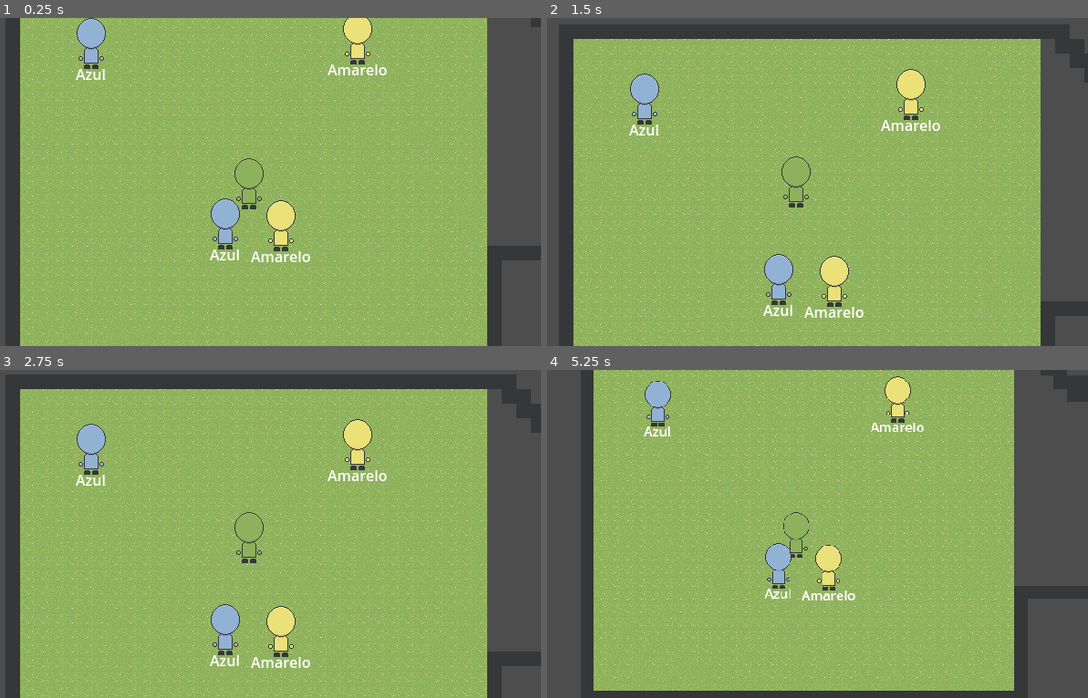
Above: before the commit, frames 1-4 (two rows, left to right).
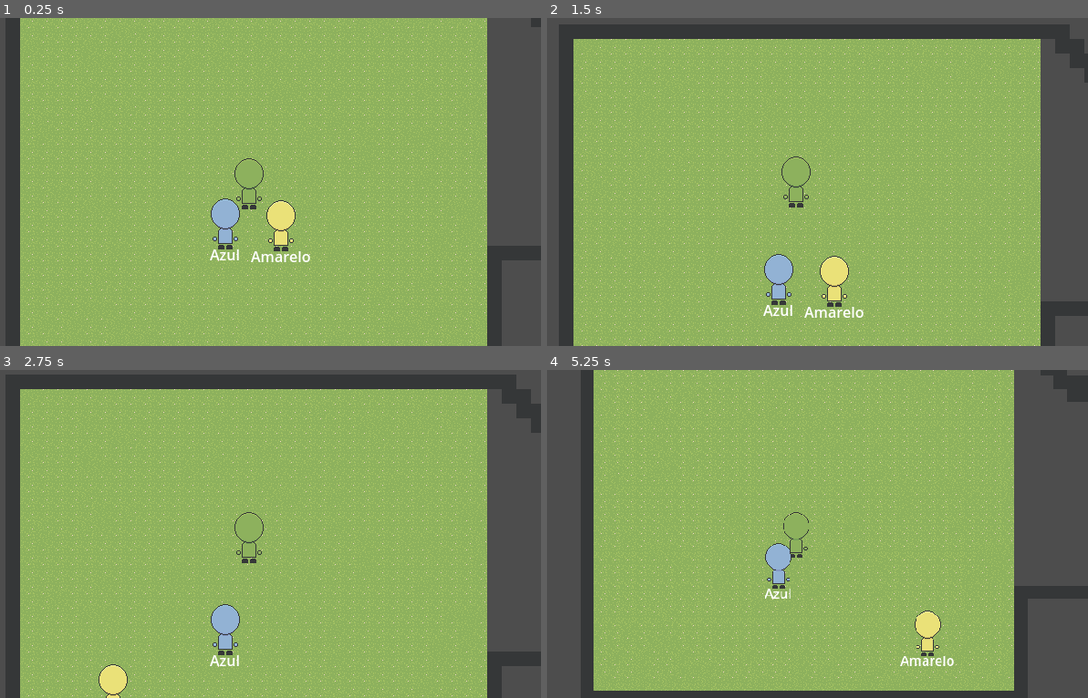
Above: after the commit, the same moments.

Repository: AugustoRemus/DetetiveGrafos
Game: Godot game, scene res://Scenes/DebugTeste/fase_debug.tscn
Two runs of this game, one before a commit and one after it. Both use one fixed random seed, a clock stepped at 60 frames per second and the inputs below.
Inputs (mouse positions are in pixels of both pictures, inside the frame that each line leads up to):
- Up to frame 1 (0.25 s): no input
- Up to frame 2 (1.5 s): tap Enter at 0.5 s; move the mouse to (925, 165) at 0.52 s; hold W (up) 0.53-1.28 s; tap E (E) at 0.6 s; tap A (L) at 0.8, 1.35 s; move the mouse to (676, 198) at 1.27 s; hold S (down) from 1.28 s (still down)
- Up to frame 3 (2.75 s): tap D (R) at 1.55, 2.1 s; move the mouse to (308, 461) at 2.02 s; release S (down) at 2.03 s; hold W (up) from 2.03 s (still down); tap E (E) at 2.3 s
- Up to frame 4 (5.25 s): move the mouse to (768, 599) at 2.77 s; tap E (E) at 2.85, 4.55 s; tap A (L) at 3.05, 3.6 s; move the mouse to (968, 583) at 3.52 s; release W (up) at 3.53 s; hold S (down) from 3.53 s (still down); tap D (R) at 3.8 s; tap Z (Debug) at 4.15 s; move the mouse to (622, 484) at 4.27 s; right-click (622, 484) at 4.35 s; move the mouse to (822, 534) at 5.02 s; tap Q (Q) at 5.1 s

The runs differ from the first frame. In frame 1, 1.4% of the frame differs, in the area x 13-72%, y 0-19%; in frame 2, 1.4%; in frame 3, 2.5%, in the area x 13-72%, y 15-100%; in frame 4, 2.4%.

Commit message:
inicioInteracoes

Diff:
--- a/detetivegrafos/Scenes/DebugTeste/fase_debug.tscn
+++ b/detetivegrafos/Scenes/DebugTeste/fase_debug.tscn
@@ -95,7 +95,7 @@
 
 [node name="FaseDebug" type="Node2D" node_paths=PackedStringArray("ListaNPCs", "logicaRelacoes")]
 script = ExtResource("1_umjxx")
-ListaNPCs = [NodePath("NPCs/BaseNPCs"), NodePath("NPCs/BaseNPCs2"), NodePath("NPCs/BaseNPCs3"), NodePath("NPCs/BaseNPCs4")]
+ListaNPCs = [NodePath("NPCs/BaseNPCs"), NodePath("NPCs/BaseNPCs2")]
 logicaRelacoes = NodePath("logicaCriacaoGrafo")
 
 [node name="TileMap" type="TileMap" parent="."]
@@ -125,21 +125,14 @@
 
 [node name="NPCs" type="Node" parent="."]
 
-[node name="BaseNPCs" parent="NPCs" instance=ExtResource("3_ywf2r")]
+[node name="BaseNPCs" parent="NPCs" node_paths=PackedStringArray("nodosDestino") instance=ExtResource("3_ywf2r")]
 position = Vector2(208, 200)
 resourceNPC = ExtResource("4_k7s56")
-id = 9
+nodosDestino = [NodePath("../../ArrayPontos/0"), NodePath("../../ArrayPontos/1"), NodePath("../../ArrayPontos/2")]
 
 [node name="BaseNPCs2" parent="NPCs" instance=ExtResource("3_ywf2r")]
 position = Vector2(147, 198)
 resourceNPC = ExtResource("5_tow86")
 
-[node name="BaseNPCs3" parent="NPCs" instance=ExtResource("3_ywf2r")]
-position = Vector2(292, -5)
-resourceNPC = ExtResource("4_k7s56")
-
-[node name="BaseNPCs4" parent="NPCs" instance=ExtResource("3_ywf2r")]
-resourceNPC = ExtResource("5_tow86")
-
 [node name="logicaCriacaoGrafo" type="Node" parent="."]
 script = ExtResource("7_0odl8")
--- a/detetivegrafos/Scenes/DebugTeste/protagonista.tscn
+++ b/detetivegrafos/Scenes/DebugTeste/protagonista.tscn
@@ -6,6 +6,7 @@
 [ext_resource type="Script" uid="uid://4sk7gtg25vtl" path="res://Scripts/Player/SpritePlayer.gd" id="3_k2hie"]
 [ext_resource type="Script" uid="uid://cmhbux8hgvj7" path="res://Scripts/Player/camera_2d.gd" id="4_65hur"]
 [ext_resource type="Script" uid="uid://bpqkg4mcrldt4" path="res://Scripts/Player/area.gd" id="6_m0par"]
+[ext_resource type="Script" uid="uid://bm3l78ocmcjq0" path="res://Scripts/Player/interador.gd" id="7_v853i"]
 [ext_resource type="Script" uid="uid://dwp0nr7sgpabl" path="res://Scripts/Player/transformador.gd" id="7_yl5ap"]
 
 [sub_resource type="RectangleShape2D" id="RectangleShape2D_k2hie"]
@@ -14,10 +15,11 @@
 [sub_resource type="CircleShape2D" id="CircleShape2D_k2hie"]
 radius = 68.0074
 
-[node name="Player" type="CharacterBody2D" node_paths=PackedStringArray("area", "transformador")]
+[node name="Player" type="CharacterBody2D" node_paths=PackedStringArray("area", "transformador", "interador")]
 script = ExtResource("1_e0vkn")
 area = NodePath("area")
 transformador = NodePath("transformador")
+interador = NodePath("area/Interador")
 
 [node name="Sprite2D" type="Sprite2D" parent="."]
 texture = ExtResource("1_7g32v")
@@ -51,6 +53,9 @@
 wait_time = 0.25
 autostart = true
 
+[node name="Interador" type="Node" parent="area"]
+script = ExtResource("7_v853i")
+
 [node name="transformador" type="Node" parent="." node_paths=PackedStringArray("sprite", "area")]
 script = ExtResource("7_yl5ap")
 sprite = NodePath("../Sprite2D")
--- a/detetivegrafos/Scripts/Fase/FaseLogica.gd
+++ b/detetivegrafos/Scripts/Fase/FaseLogica.gd
@@ -13,7 +13,7 @@
 	matrizNPCs = logicaRelacoes.CriarGrafo(ListaNPCs)
 	startNPCs()
 
-	#printar_matriz(matrizNPCs)
+	printar_matriz(matrizNPCs)
 
 
 
@@ -21,7 +21,8 @@
 	#sortei os ids
 	var contador = 0
 	for npc in ListaNPCs:
-		npc.id = contador
+		npc.setID(contador)
+		print(npc.id)
 		contador+= 1
 
 
--- a/detetivegrafos/Scripts/NPCs/base_np_cs.gd
+++ b/detetivegrafos/Scripts/NPCs/base_np_cs.gd
@@ -6,7 +6,7 @@
 @export var resourceNPC: NPCs
 
 ##define o id dele para montar o grafo e tals, definir na cena
-@export var id: int
+var id: int
 
 ##lista com os destinos possiveis do npcs para andar
 @export var nodosDestino: Array[Node2D]
@@ -55,3 +55,7 @@
 		silhuetaNodo.visible= true
 	if numero == 0:
 		silhuetaNodo.visible= false
+
+
+func setID(novoId: int):
+	id = novoId
--- a/detetivegrafos/Scripts/NPCs/logica_interacoes.gd
+++ b/detetivegrafos/Scripts/NPCs/logica_interacoes.gd
@@ -4,17 +4,10 @@
 #matriz
 var _matriz
 
-#id
-var _id
-
-#seta o valor do id
-func _ready() -> void:
-	setId()
 
 
-#seta valor id
-func setId():
-	_id = base_np_cs.id
+
+
 
 
 #copia matriz
@@ -32,3 +25,20 @@
 		for valor in linha:
 			linha_str += str(valor) + " "
 		print(linha_str.strip_edges())
+
+#cuida das inteacoes, peso nas arestas pode ser feito com
+#numeros negativos pq ele testa se n é igual antes
+func interacaoID(idInteracao:int):
+
+	#sao da mesma cor, esta pedindo o id igual
+	if(idInteracao == base_np_cs.id):
+		print("somos iguais")
+		#sai para n testar
+		return
+
+	#pela matriz de adjacencia
+	if(_matriz[idInteracao][base_np_cs.id] == 0):
+		print("nao te gosto")
+
+	elif(_matriz[idInteracao][base_np_cs.id] == 1):
+		print("te gosto")
--- a/detetivegrafos/Scripts/Player/area.gd
+++ b/detetivegrafos/Scripts/Player/area.gd
@@ -55,4 +55,5 @@
 				menorDist = distanciaAtual
 
 	#mostra a silhueta do corpo atual
+	#caso for null mudar na iu oq da pra fazer
 	corpoAtual.silhueta(1)
--- /dev/null
+++ b/detetivegrafos/Scripts/Player/interador.gd
@@ -0,0 +1,10 @@
+extends Node
+
+
+
+
+
+func gerarInteracao(npc: NPCClasse, id:int):
+	npc.LogicaInteraçoes.interacaoID(id)
+	#print("interar")
+	pass
--- a/detetivegrafos/Scripts/Player/protagonista.gd
+++ b/detetivegrafos/Scripts/Player/protagonista.gd
@@ -4,8 +4,10 @@
 @onready var camera_2d: Camera2D = $Camera2D
 @export var area: Area2D
 @export var transformador: Node
+@export var interador: Node
 
-
+#id do npc transformado, vai ser um int
+var idNPCTransformado = null
 
 #debug
 #zoom esta bugando as texturas
@@ -15,10 +17,16 @@
 
 	#so tranforma se n tem ninguem pra conversar
 	if Input.is_action_just_pressed("E"):
-		#esta longe de qualquer um
+		#esta longe de qualquer um logo transforma
 		if area.corpoAtual == null:
 			transformador.transformar()
 
+		#se esta perto ele pode conversar com o body,
+		#passa o id do npc que vai transformar
 		else:
-			#conversa
-			print(area.corpoAtual)
+			#se tiver algo no id
+			if (idNPCTransformado!= null):
+				interador.gerarInteracao(area.corpoAtual, idNPCTransformado)
+			else:
+				#se n nao pode conversar
+				print("sou fantasma")
--- a/detetivegrafos/Scripts/Player/transformador.gd
+++ b/detetivegrafos/Scripts/Player/transformador.gd
@@ -1,6 +1,8 @@
 extends Node
 @export var sprite: Sprite2D
 @export var area : Area2D
+@onready var player: CharacterBody2D = $".."
+
 
 #quando clicar E vai se transformar nesse
 #adicionar quadrado no canto para saber em qual cor
@@ -26,6 +28,7 @@
 func transformar():
 	if podeTransformar:
 		sprite.texture = podeTransformar.sprite.texture
+		player.idNPCTransformado = podeTransformar.id
 	else:
 		print("n da pra se transformar")
 		#barulho erro
Not shown: 1 places in detetivegrafos/Scenes/DebugTeste/protagonista.tscn that only renumber resources
Not shown, added: detetivegrafos/Scripts/Player/interador.gd.uid
